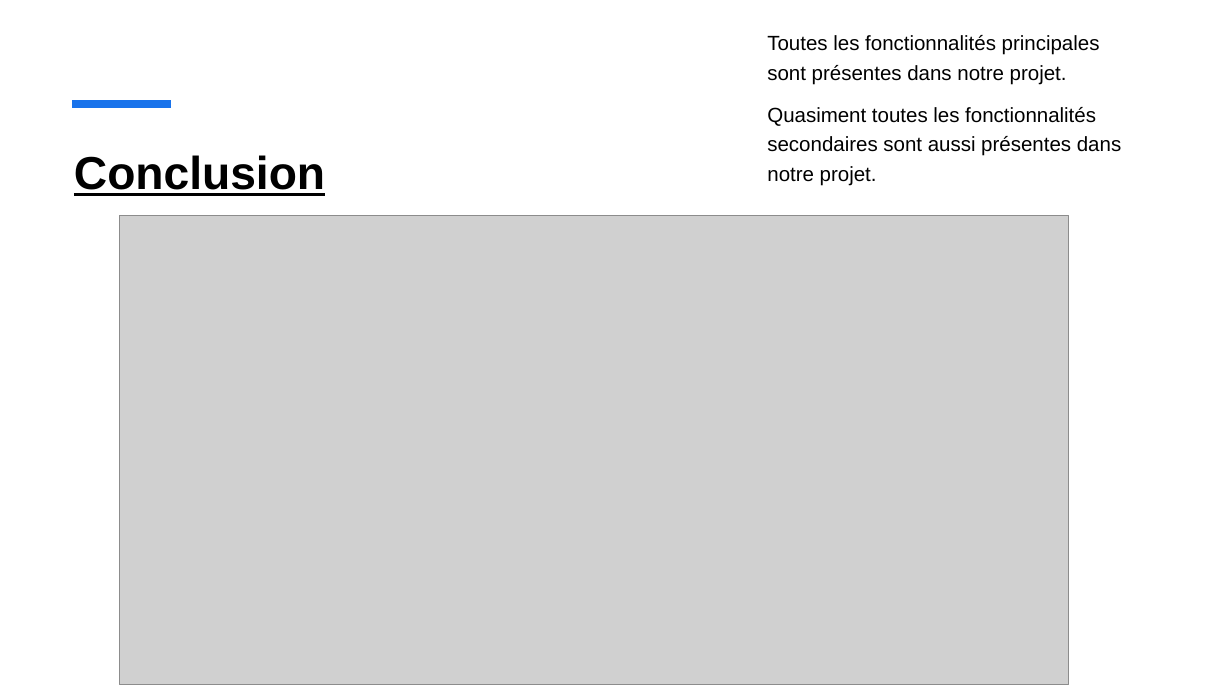
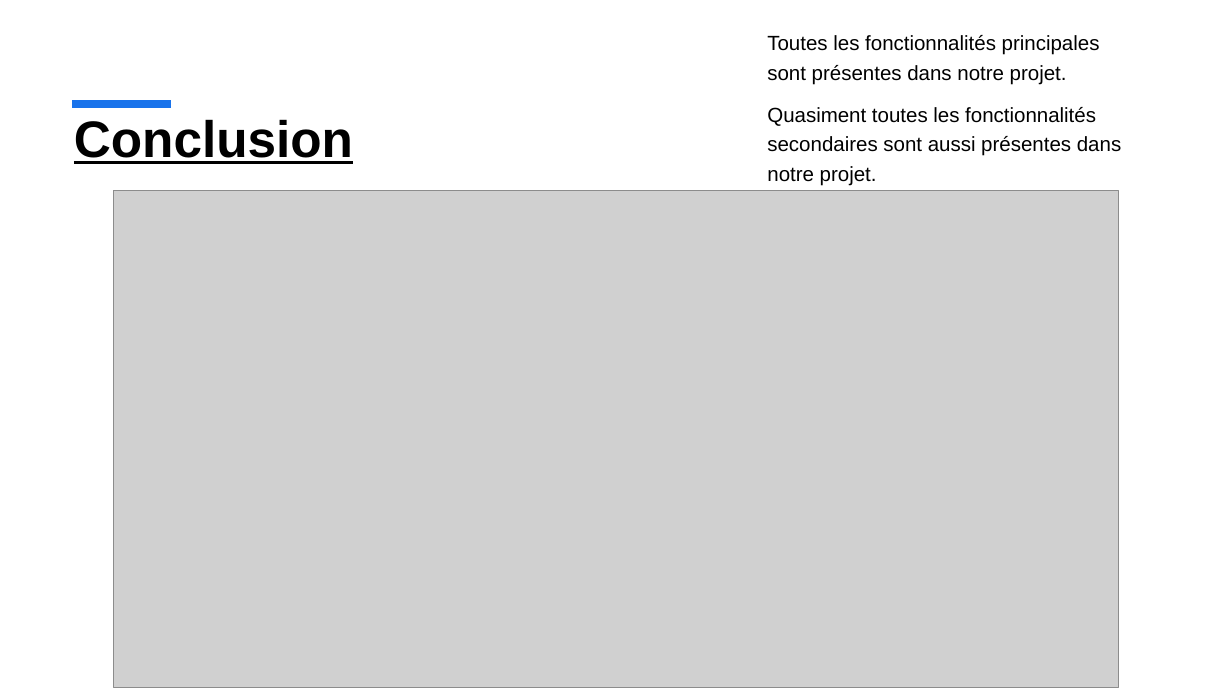
Before and after one commit to vento11b/mini-projet2, a slide deck: slide 13 of Présentation/TOKI.pptx. Drawn at 1232x693 pixels with LibreOffice and Linux fonts; fonts in the diff are those of the drawing; grey boxes stand for pictures. Boxes give left, top, right and bottom in pixels: in the first picture for what was removed or moved away, otherwise in the second. Text is boxed around its words. In the diff, an @@ line names an element or a change of style, - is before the commit and + after.

```diff
--- a/Présentation/TOKI.pptx
+++ b/Présentation/TOKI.pptx
@@ title "Conclusion": place and size @@
-title "Conclusion" at [74, 155, 325, 196]
+title "Conclusion" at [74, 119, 353, 164]
@@ title "Conclusion" at [74, 119, 353, 164]: size 36 to 40 pt @@
@@ picture: place and size @@
-picture at [119, 215, 1069, 685]
+picture at [114, 191, 1118, 688]
```
Also in this commit, not shown: 10 other slides changed.
